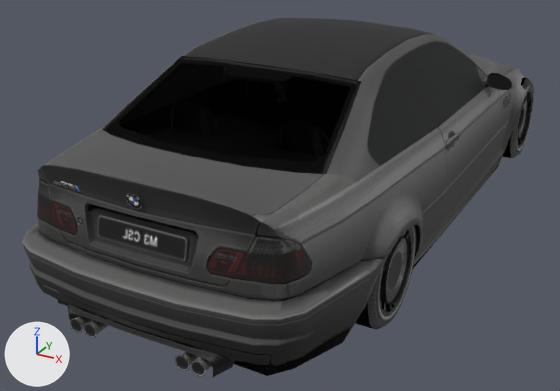
The glTF model dealership/dealership/models/GT4_BMW_0011.glb: old version first, new version second.
Rendered twice from a 50 mm lens placed at (2.0, -4.61, 2.2), pointed at (-0.27, -0.48, 0.13). The axes (+X, +Y, +Z) are drawn at lower left. The lights are the same throughout. The first picture is the older version. Vertices at exactly the same position are counted once.

Objects in the first picture: 'body', 'tire_front_left', 'tire_rear_left', 'wheel_front_left' and 1 more.
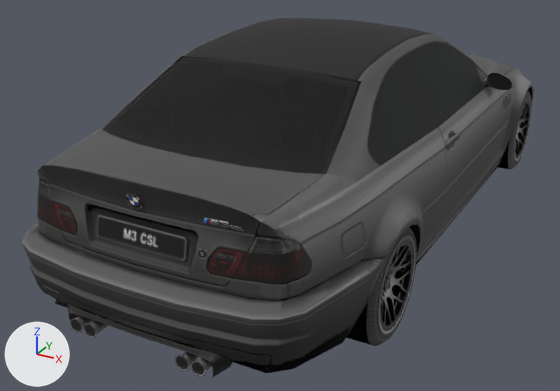
Location of each change, (x1, y1, x2, y2) in pixels of the pictures (560 x 391 px; the box of a moved part takes in the faces that stretch with it):
'body', reshaped
    before: (22, 18, 530, 378)
    after: (22, 18, 534, 378)
'tire_rear_right', moved (not visible before)
    after: (346, 227, 417, 346)
'tire_front_right', moved (not visible before)
    after: (498, 91, 532, 170)
part 1 of me_body, moved or reshaped (not visible afterwards)
    before: (383, 237, 411, 305)
part 2 of me_body, moved or reshaped (not visible afterwards)
    before: (517, 98, 529, 139)
part 3 of me_body, moved or reshaped (not visible afterwards)
    before: (380, 262, 387, 300)
part 4 of me_body, moved or reshaped
    before: (51, 56, 530, 375)
    after: (51, 56, 533, 375)
part 5 of me_body, moved or reshaped (not visible afterwards)
    before: (518, 109, 524, 127)
part 6 of me_body, moved or reshaped
    both: (126, 193, 142, 209)
part 7 of me_body, moved or reshaped
    before: (102, 34, 459, 174)
    after: (102, 34, 455, 174)
part 8 of me_body, moved or reshaped
    before: (53, 78, 498, 377)
    after: (55, 70, 498, 377)

What changed in the scene script:
```text
Change me_body:
    where me_body.from_pydata(...)  # 2100 vertices, 3138 faces; spans x -0.96..0.96, y -2.38..2.16, z 0.03..1.26
    used by ob_body; location = (0.0, 0.0, 0.0)
    me_body part 1: the loose piece of 48 vertices spanning x 0.87..0.89, y -1.54..-1.19, z 0.14..0.48 is mirrored in x about its middle, then moved by (-0.24, 2.73, -0.08)
    me_body part 2: the loose piece of 48 vertices spanning x 0.86..0.88, y 1.2..1.53, z 0.16..0.48 is mirrored in x about its middle, then moved by (-0.24, -2.73, -0.09)
    me_body part 3: the loose piece of 122 vertices spanning x 0.84..0.89, y -1.55..-1.46, z 0.21..0.41 is mirrored in x about its middle, then moved by (-0.21, 2.73, -0.08)
    me_body part 4: the loose piece of 791 vertices spanning x -0.91..0.91, y -2.38..2.14, z 0.04..1.26 is mirrored in x about its middle
    me_body part 5: the loose piece of 65 vertices spanning x 0.84..0.89, y 1.18..1.27, z 0.3..0.43 is mirrored in x about its middle, then moved by (-0.23, -2.73, -0.09)
    me_body part 6: the loose piece of 9 vertices spanning x -0.06..0.06, y -2.27..-2.25, z 0.8..0.89 is mirrored in x about its middle
    me_body part 7: the loose piece of 42 vertices spanning x -0.79..0.79, y -1.87..0.94, z 0.76..1.25 is mirrored in x about its middle
    me_body part 8: 156 of the vertices in x -0.9..0.9, y -2.34..-0.4, z 0.04..1.17 are mirrored in x about their middle
Change ob_tire_front_right:
    ob_tire_front_right.location: (-0.757, -1.365, 0.307) -> (0.757, 1.365, 0.229)
Change ob_tire_rear_right:
    ob_tire_rear_right.location: (-0.75, 1.365, 0.316) -> (0.75, -1.365, 0.226)
```
